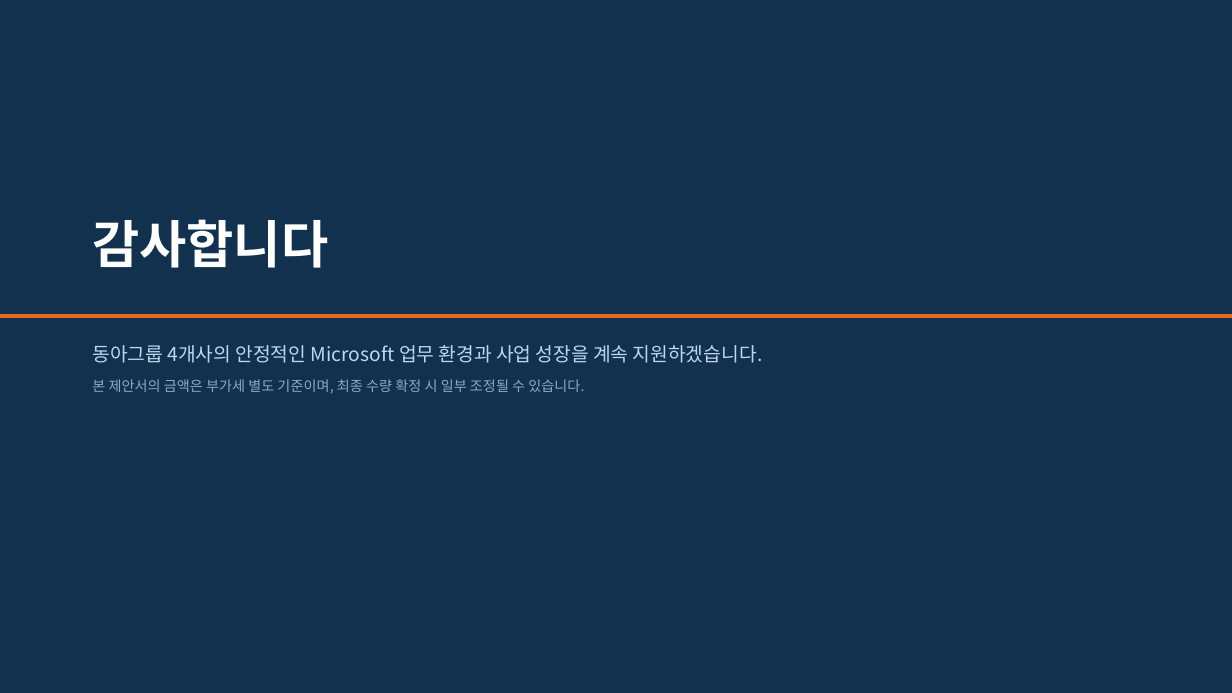
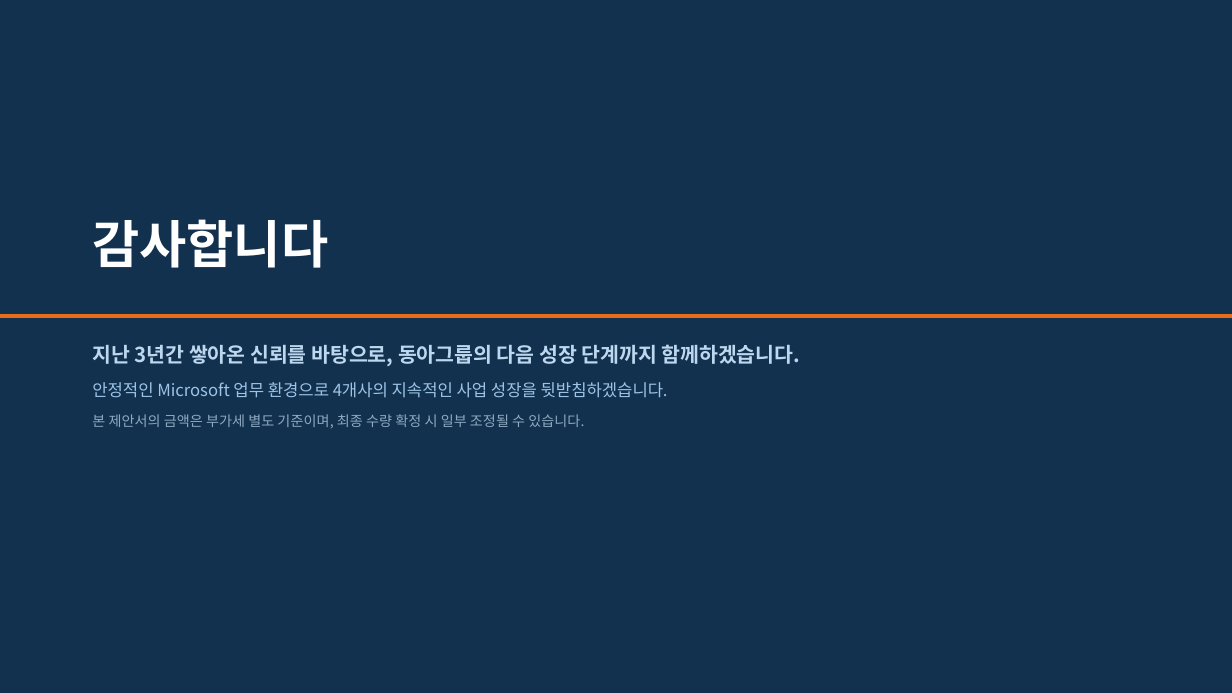
Before and after one commit to mss881024-dev/first-project, a slide deck: slide 12 of docs/ea-renewal-proposal/동아그룹_Microsoft_EA_갱신제안서_2026.pptx. Drawn at 1232x693 pixels with LibreOffice and Linux fonts; fonts in the diff are those of the drawing. Boxes give left, top, right and bottom in pixels: in the first picture for what was removed or moved away, otherwise in the second. Text is boxed around its words. In the diff, an @@ line names an element or a change of style, - is before the commit and + after.

```diff
--- a/docs/ea-renewal-proposal/동아그룹_Microsoft_EA_갱신제안서_2026.pptx
+++ b/docs/ea-renewal-proposal/동아그룹_Microsoft_EA_갱신제안서_2026.pptx
@@ text at bbox=[92, 344, 801, 398]: text changed; size 15 to 13 pt; text colour #BDD7EE to #9DC3E6 @@
-동아그룹 4개사의 안정적인 Microsoft 업무 환경과 사업 성장을 계속 지원하겠습니다.
+지난 3년간 쌓아온 신뢰를 바탕으로, 동아그룹의 다음 성장 단계까지 함께하겠습니다.
+안정적인 Microsoft 업무 환경으로 4개사의 지속적인 사업 성장을 뒷받침하겠습니다.
```
Also in this commit, not shown: 1 other slide changed, 1 other file.
